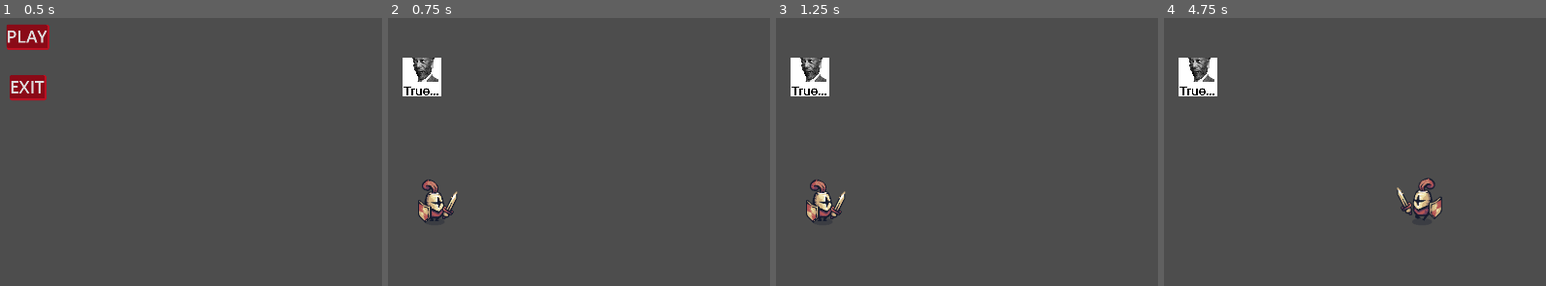
Above: before the commit, frames 1-4 (left to right).
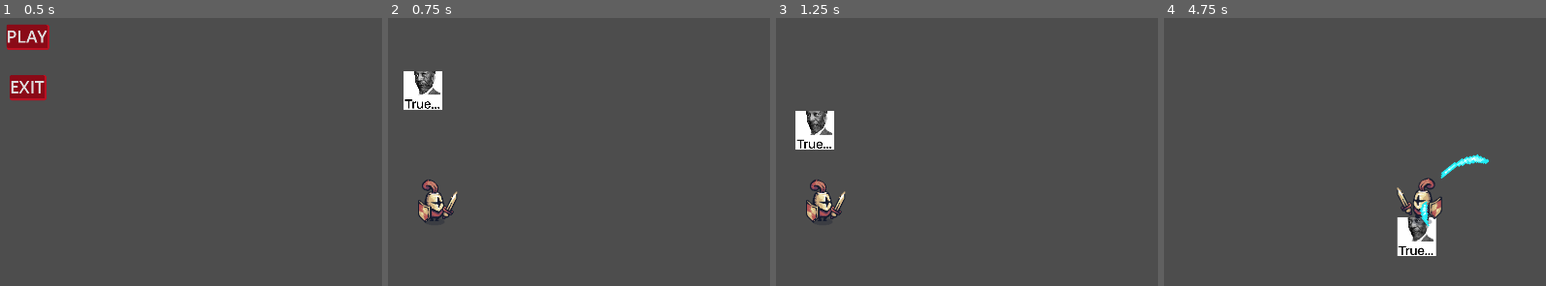
Above: after the commit, the same moments.

Repository: Aom0r1/Dark-Tower
Game: Godot game, scene res://scenes/main menu/main_menu.tscn
Two runs of this game, one before a commit and one after it. Both use one fixed random seed, a clock stepped at 60 frames per second and the inputs below.
Inputs:
- Up to frame 1 (0.5 s): no input
- Up to frame 2 (0.75 s): click "PLAY" at 0.5 s
- Up to frame 3 (1.25 s): no input
- Up to frame 4 (4.75 s): hold Right (ui_right) 1.28-2.03 s; hold Down (ui_down) 2.03-2.78 s; hold Right (ui_right) 2.78-3.53 s; hold Up (ui_up) 3.53-4.28 s; hold Left (ui_left) from 4.28 s (still down)

Frame 1 is identical in both runs. In frame 2, 1.4% of the frame differs, in the area x 3-15%, y 14-35%; in frame 3, 2.6%; in frame 4, 3.0%, in the area x 3-86%, y 14-89%.

Commit message:
commit #7
bag fixed

Diff:
--- a/project.godot
+++ b/project.godot
@@ -26,3 +26,38 @@
 window/size/viewport_height=1080
 window/size/mode=3
 window/size/borderless=true
+
+[input]
+
+ui_left={
+"deadzone": 0.5,
+"events": [Object(InputEventKey,"resource_local_to_scene":false,"resource_name":"","device":0,"window_id":0,"alt_pressed":false,"shift_pressed":false,"ctrl_pressed":false,"meta_pressed":false,"pressed":false,"keycode":4194319,"physical_keycode":0,"key_label":0,"unicode":0,"location":0,"echo":false,"script":null)
+, Object(InputEventJoypadButton,"resource_local_to_scene":false,"resource_name":"","device":0,"button_index":13,"pressure":0.0,"pressed":false,"script":null)
+, Object(InputEventJoypadMotion,"resource_local_to_scene":false,"resource_name":"","device":0,"axis":0,"axis_value":-1.0,"script":null)
+, null, Object(InputEventKey,"resource_local_to_scene":false,"resource_name":"","device":-1,"window_id":0,"alt_pressed":false,"shift_pressed":false,"ctrl_pressed":false,"meta_pressed":false,"pressed":false,"keycode":0,"physical_keycode":65,"key_label":0,"unicode":97,"location":0,"echo":false,"script":null)
+]
+}
+ui_right={
+"deadzone": 0.5,
+"events": [Object(InputEventKey,"resource_local_to_scene":false,"resource_name":"","device":0,"window_id":0,"alt_pressed":false,"shift_pressed":false,"ctrl_pressed":false,"meta_pressed":false,"pressed":false,"keycode":4194321,"physical_keycode":0,"key_label":0,"unicode":0,"location":0,"echo":false,"script":null)
+, Object(InputEventJoypadButton,"resource_local_to_scene":false,"resource_name":"","device":0,"button_index":14,"pressure":0.0,"pressed":false,"script":null)
+, Object(InputEventJoypadMotion,"resource_local_to_scene":false,"resource_name":"","device":0,"axis":0,"axis_value":1.0,"script":null)
+, Object(InputEventKey,"resource_local_to_scene":false,"resource_name":"","device":-1,"window_id":0,"alt_pressed":false,"shift_pressed":false,"ctrl_pressed":false,"meta_pressed":false,"pressed":false,"keycode":0,"physical_keycode":68,"key_label":0,"unicode":100,"location":0,"echo":false,"script":null)
+]
+}
+ui_up={
+"deadzone": 0.5,
+"events": [Object(InputEventKey,"resource_local_to_scene":false,"resource_name":"","device":0,"window_id":0,"alt_pressed":false,"shift_pressed":false,"ctrl_pressed":false,"meta_pressed":false,"pressed":false,"keycode":4194320,"physical_keycode":0,"key_label":0,"unicode":0,"location":0,"echo":false,"script":null)
+, Object(InputEventJoypadButton,"resource_local_to_scene":false,"resource_name":"","device":0,"button_index":11,"pressure":0.0,"pressed":false,"script":null)
+, Object(InputEventJoypadMotion,"resource_local_to_scene":false,"resource_name":"","device":0,"axis":1,"axis_value":-1.0,"script":null)
+, Object(InputEventKey,"resource_local_to_scene":false,"resource_name":"","device":-1,"window_id":0,"alt_pressed":false,"shift_pressed":false,"ctrl_pressed":false,"meta_pressed":false,"pressed":false,"keycode":0,"physical_keycode":87,"key_label":0,"unicode":119,"location":0,"echo":false,"script":null)
+]
+}
+ui_down={
+"deadzone": 0.5,
+"events": [Object(InputEventKey,"resource_local_to_scene":false,"resource_name":"","device":0,"window_id":0,"alt_pressed":false,"shift_pressed":false,"ctrl_pressed":false,"meta_pressed":false,"pressed":false,"keycode":4194322,"physical_keycode":0,"key_label":0,"unicode":0,"location":0,"echo":false,"script":null)
+, Object(InputEventJoypadButton,"resource_local_to_scene":false,"resource_name":"","device":0,"button_index":12,"pressure":0.0,"pressed":false,"script":null)
+, Object(InputEventJoypadMotion,"resource_local_to_scene":false,"resource_name":"","device":0,"axis":1,"axis_value":1.0,"script":null)
+, Object(InputEventKey,"resource_local_to_scene":false,"resource_name":"","device":-1,"window_id":0,"alt_pressed":false,"shift_pressed":false,"ctrl_pressed":false,"meta_pressed":false,"pressed":false,"keycode":0,"physical_keycode":83,"key_label":0,"unicode":115,"location":0,"echo":false,"script":null)
+]
+}
--- a/scenes/main.tscn
+++ b/scenes/main.tscn
@@ -5,7 +5,7 @@
 
 [node name="Main" type="Node2D"]
 
-[node name="Enemy" parent="." groups=["Knight"] instance=ExtResource("2_0wfyh")]
+[node name="Enemy" parent="." instance=ExtResource("2_0wfyh")]
 position = Vector2(935, 560)
 scale = Vector2(5, 5)
 speed = 200
--- a/scenes/weapons/sword.tscn
+++ b/scenes/weapons/sword.tscn
@@ -52,3 +52,5 @@
 [node name="AnimatedSprite2D" type="AnimatedSprite2D" parent="."]
 scale = Vector2(0.5, 0.5)
 sprite_frames = SubResource("SpriteFrames_yyhql")
+
+[connection signal="area_entered" from="." to="." method="_on_area_entered"]
--- a/scripts/enemy.gd
+++ b/scripts/enemy.gd
@@ -1,26 +1,46 @@
 extends CharacterBody2D
-@export var speed = 250
+
+@export var speed: int = 250
+@export var max_hp: int = 200
+@export var dmg: int = 5
+
 @onready var character = get_tree().get_first_node_in_group("Knight")
-@export var max_hp = 200
-var hp = max_hp
-var hit = false
-var dmg = 5
-func _physics_process(delta):
+
+var hp: int
+var hit: bool = false
+
+func _ready() -> void:
+	hp = max_hp
+
+func _physics_process(delta: float) -> void:
+	print("enemy: ",hp)
 	if character:
 		var direction = position.direction_to(character.global_position).normalized()
 		velocity = direction * speed
 		move_and_slide()
-	if velocity.x > 0:
-		$AnimatedSprite2D.flip_h = false
-	elif velocity.x < 0:
-		$AnimatedSprite2D.flip_h = true
+
+		if velocity.x > 0:
+			$AnimatedSprite2D.flip_h = false
+		elif velocity.x < 0:
+			$AnimatedSprite2D.flip_h = true
+
 func attack(character):
 	character.take_damage(dmg)
-func _on_area_2d_area_entered(area):
-	if hit == false:
+
+func _on_area_2d_area_entered(area: Area2D) -> void:
+	var body = area.get_parent()
+	if not hit and body.is_in_group("Knight"):
+		print("hitler")
+		character = body
 		$Timer.start()
 		hit = true
 
-func _on_timer_timeout():
+func _on_timer_timeout() -> void:
 	attack(character)
 	hit = false
+
+func take_damage(amount: int) -> void:
+	hp -= amount
+	if hp <= 0:
+		hp = 0
+		queue_free()
--- a/scripts/knight.gd
+++ b/scripts/knight.gd
@@ -2,17 +2,16 @@
 @export var speed = 500
 @export var max_hp = 100
 @export var basic_dmg = 15
-@export var sword_Path = preload("res://scenes/weapons/sword.tscn")
+@export var sword_path = preload("res://scenes/weapons/sword.tscn")
 var hp = max_hp
-func attack ():
-	var sword = sword_Path.instantiate()
-	sword.position = position
-	sword.look_at()
+func sword_attack(area: Area2D):
+	var sword = sword_path.instantiate()
+	sword.global_position = global_position
+	sword.look_at(area.global_position)
 	get_parent().add_child(sword)
 func _on_area_2d_2_area_entered(area):
 	if area.name == "enemy":
-		attack()
-		print("vanuh")
+		sword_attack(area)
 func _physics_process(delta):
 	move()
 	move_and_slide()
--- a/scripts/sword.gd
+++ b/scripts/sword.gd
@@ -1,6 +1,13 @@
 extends Area2D
 
-func _ready():
+var dmg: int = 20
+
+func _ready() -> void:
 	$AnimatedSprite2D.play("default")
 	await $AnimatedSprite2D.animation_finished
 	queue_free()
+
+func _on_area_entered(area: Area2D) -> void:
+	var body = area.get_parent()
+	if area.name == "enemy":
+		body.take_damage(dmg)
Not shown: 1 places in scenes/characters/knight_1/sword.tscn that only renumber resources
